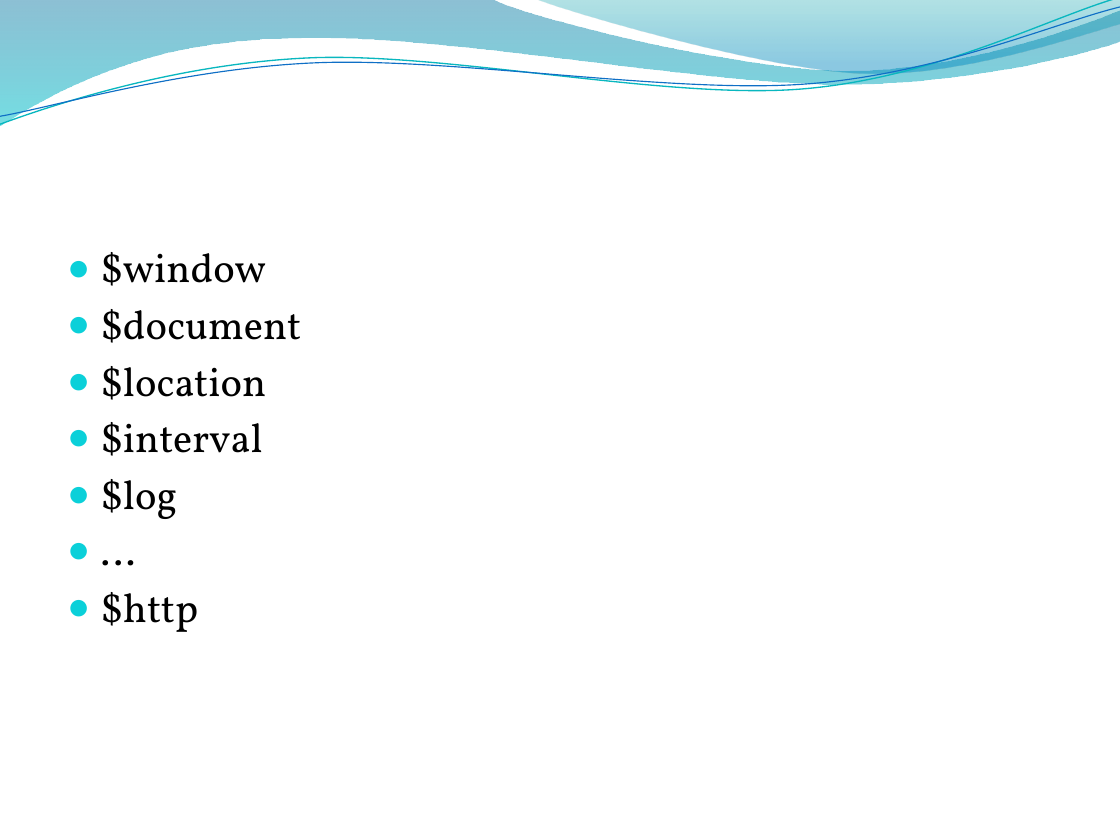
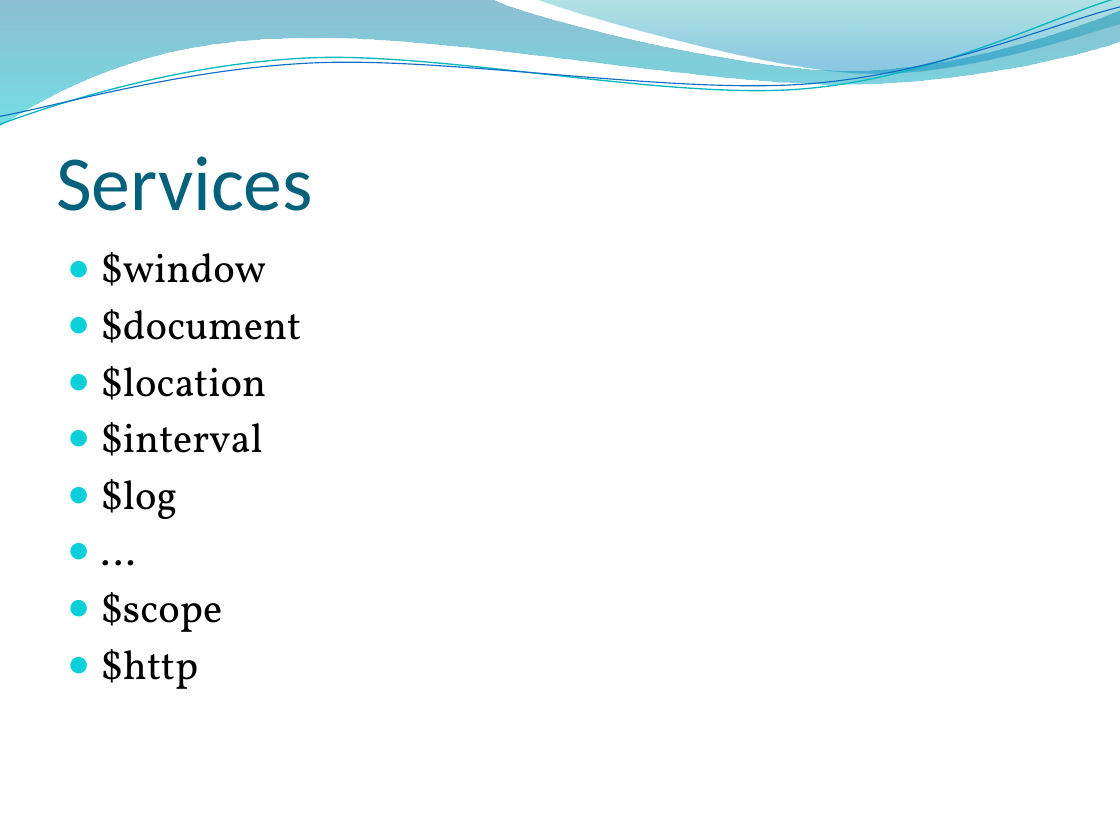
Before and after one commit to usfalami/Angular, a slide deck: slide 19 of _ng.pptx. Drawn at 1120x840 pixels with LibreOffice and Linux fonts; fonts in the diff are those of the drawing; background and template pictures are left out. Boxes give left, top, right and bottom in pixels: in the first picture for what was removed or moved away, otherwise in the second. Text is boxed around its words. In the diff, an @@ line names an element or a change of style, - is before the commit and + after.

```diff
--- a/_ng.pptx
+++ b/_ng.pptx
@@ title added at (x1=56, y1=156, x2=313, y2=211), 50 pt, text #04617B @@
+Services
@@ text at (x1=101, y1=592, x2=223, y2=632): paragraph added @@
+● $scope
```
Also in this commit, not shown: 1 other slide changed, 4 other files.
